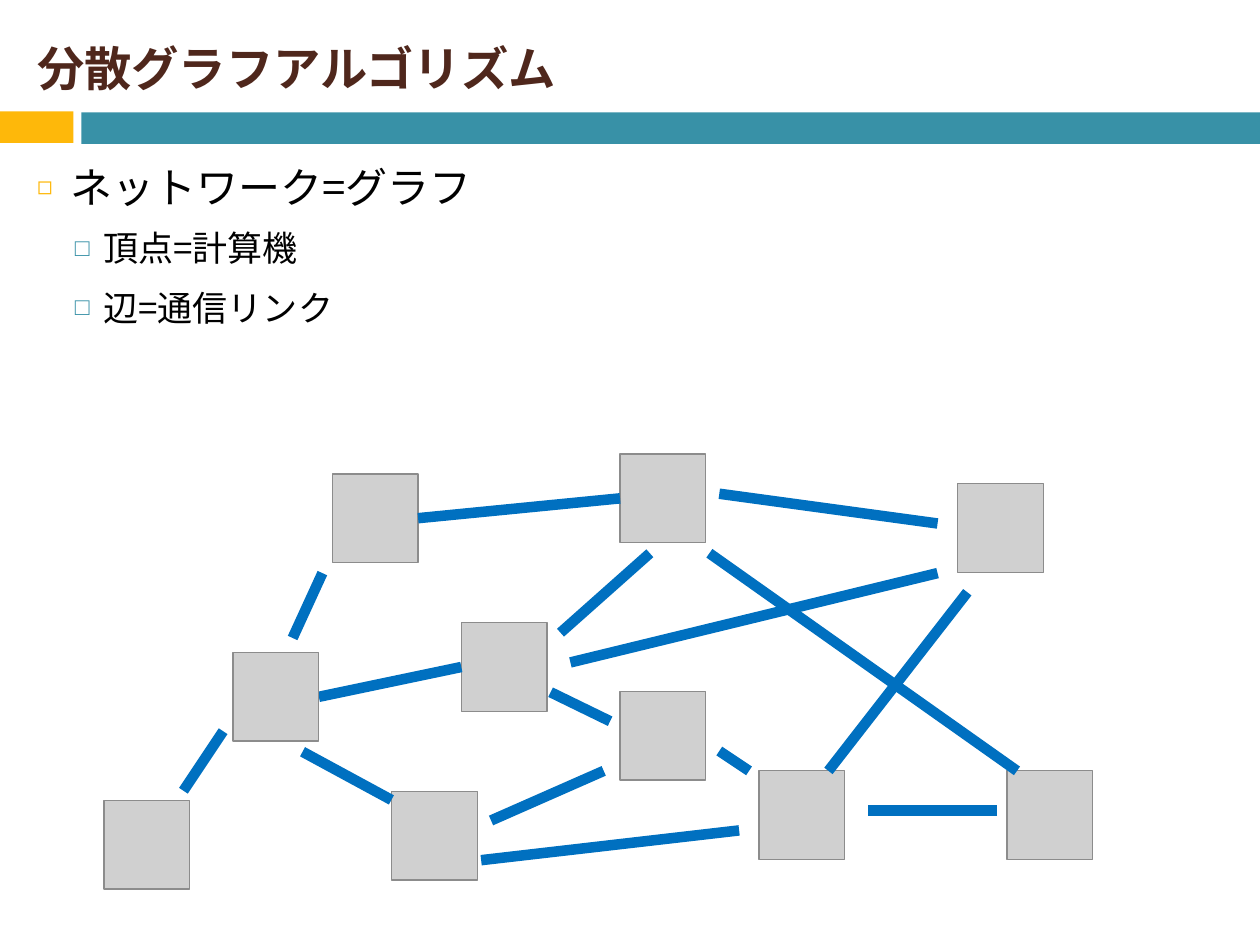
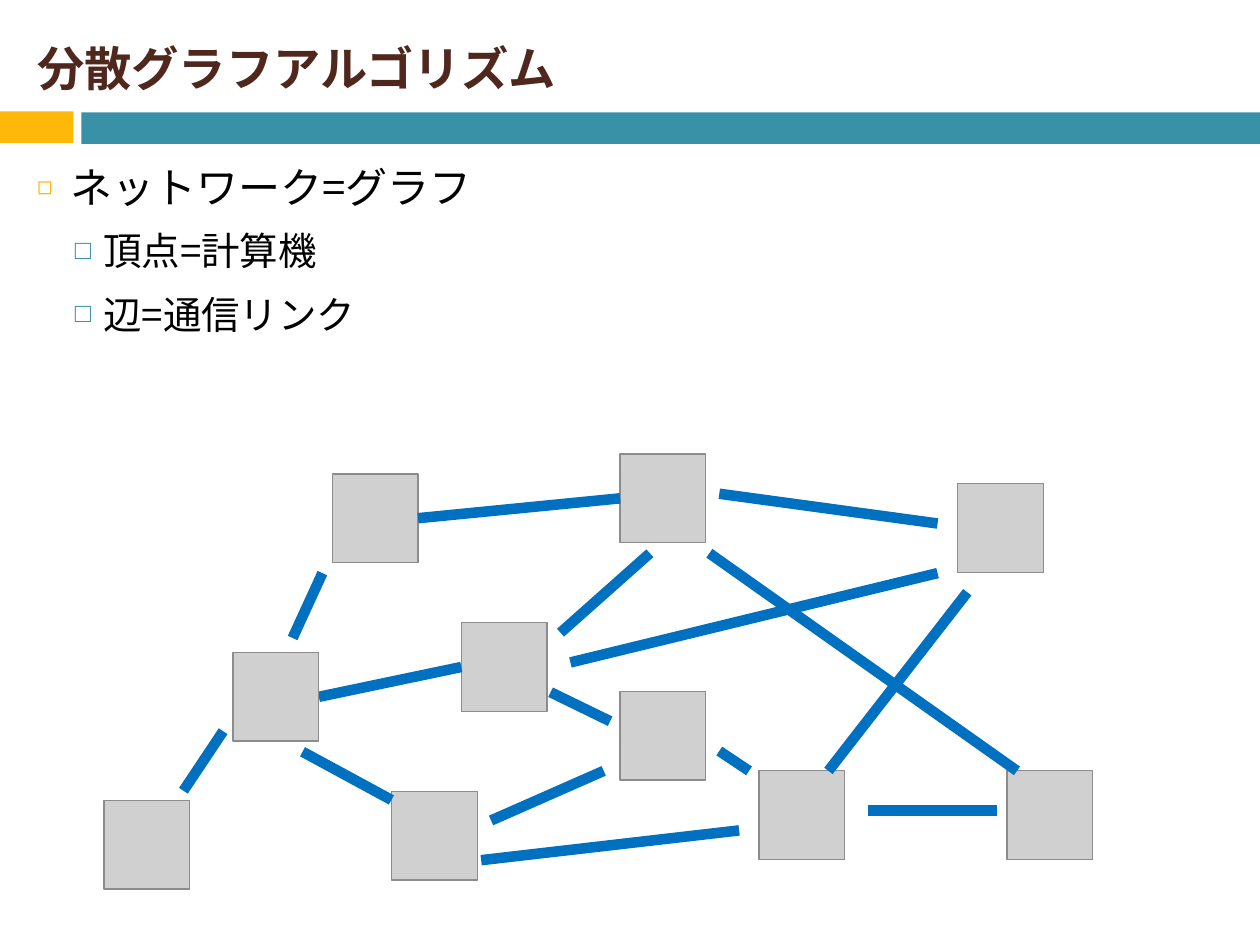
Before and after one commit to Izulabo-nitech/Distributed_Complexity_of_k-Maximal_Independent_Set_Verification, a slide deck: slide 2 of MT/修論審査会用発表資料.pptx. Drawn at 1260x945 pixels with LibreOffice and Linux fonts; fonts in the diff are those of the drawing; grey boxes stand for pictures. Boxes give left, top, right and bottom in pixels: in the first picture for what was removed or moved away, otherwise in the second. Text is boxed around its words. In the diff, an @@ line names an element or a change of style, - is before the commit and + after.

```diff
--- a/MT/修論審査会用発表資料.pptx
+++ b/MT/修論審査会用発表資料.pptx
@@ text at (x1=103, y1=232, x2=355, y2=332): size 20 to 22 pt in "頂点=計算機", "辺=通信リンク" @@
```
Also in this commit, not shown: 8 other slides changed.
